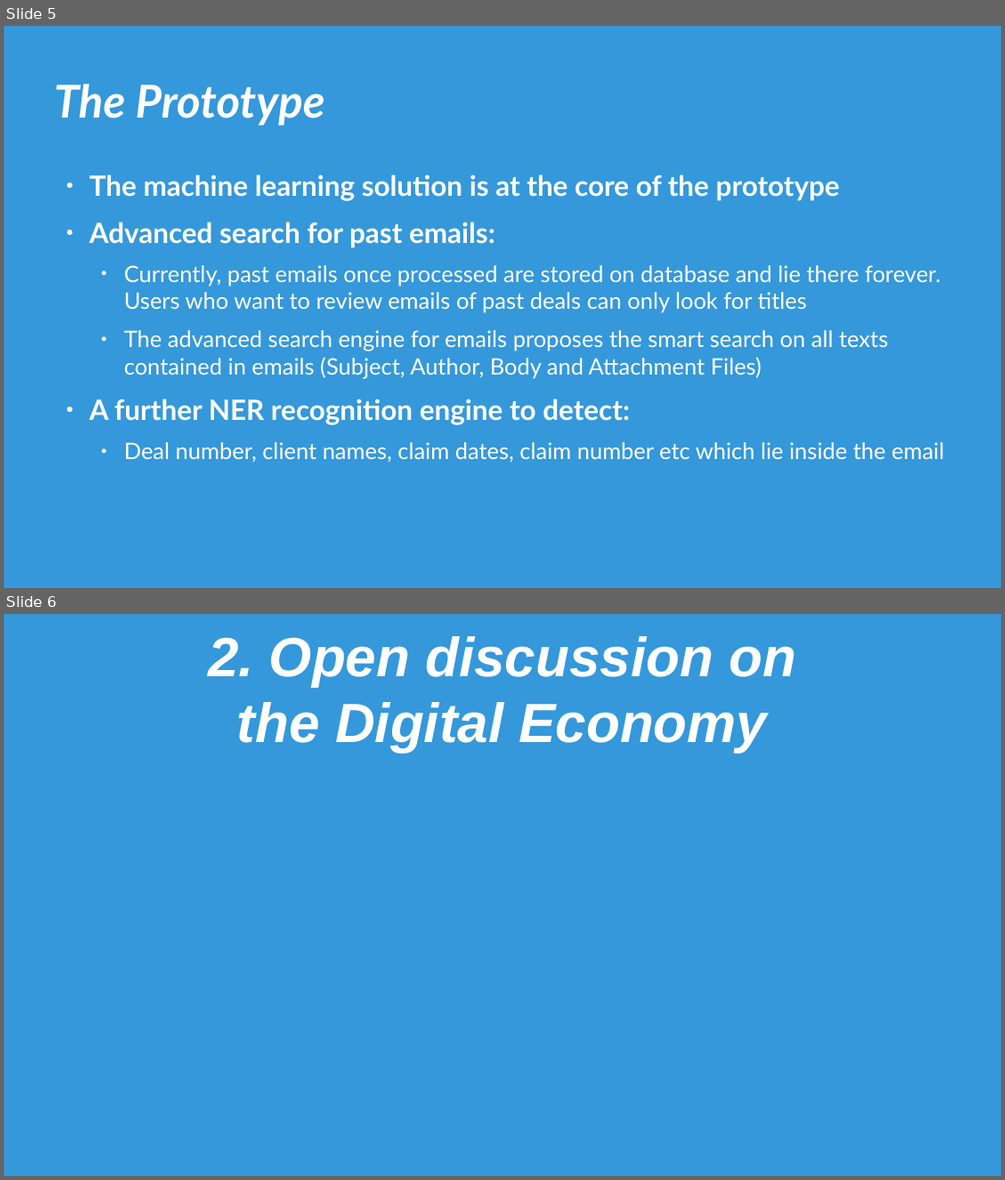
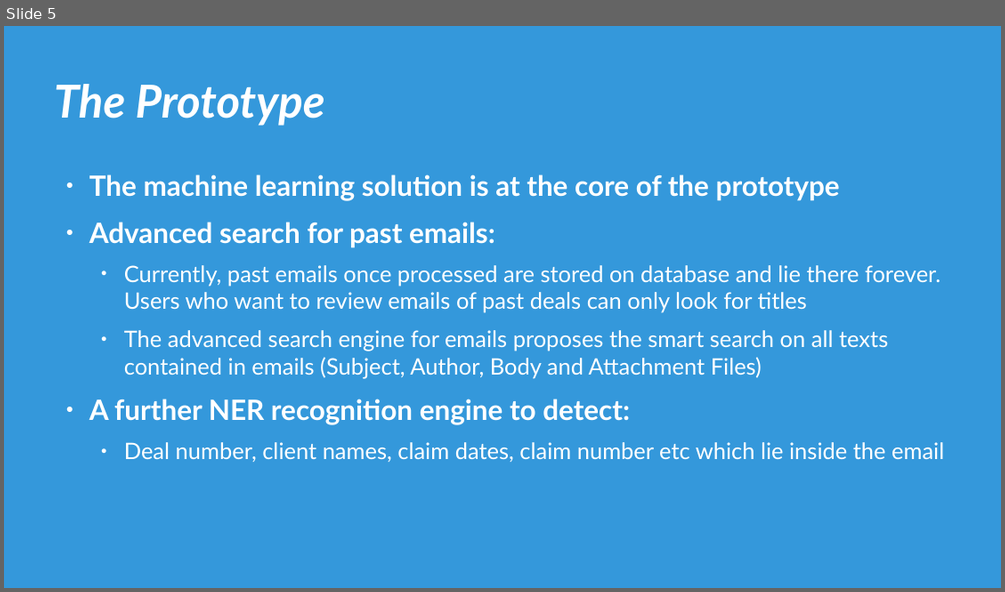
Before and after one commit to dmanh/publish, a slide deck: cafeseminaire_May_2019/production_machine_learning.odp. Shown one above the other, each under a label of ours: slides 5 and 6 before the commit, slide 5 after it. The pictures are 1005x1180 and 1005x592 pixels, drawn with LibreOffice and Linux fonts; fonts in the diff are those of the drawing. Boxes give left, top, right and bottom in pixels: in the first picture for what was removed or moved away, otherwise in the second. Text is boxed around its words. In the diff, an @@ line names an element or a change of style, - is before the commit and + after.

```diff
--- a/cafeseminaire_May_2019/production_machine_learning.odp
+++ b/cafeseminaire_May_2019/production_machine_learning.odp
@@ slide 6 removed at (x1=4, y1=614, x2=1001, y2=1176), background #3498DB @@
@@ title removed at (x1=208, y1=636, x2=796, y2=753) @@
-2. Open discussion on
-the Digital Economy
```
Also in this commit, not shown: 4 slides added, 2 other files.
